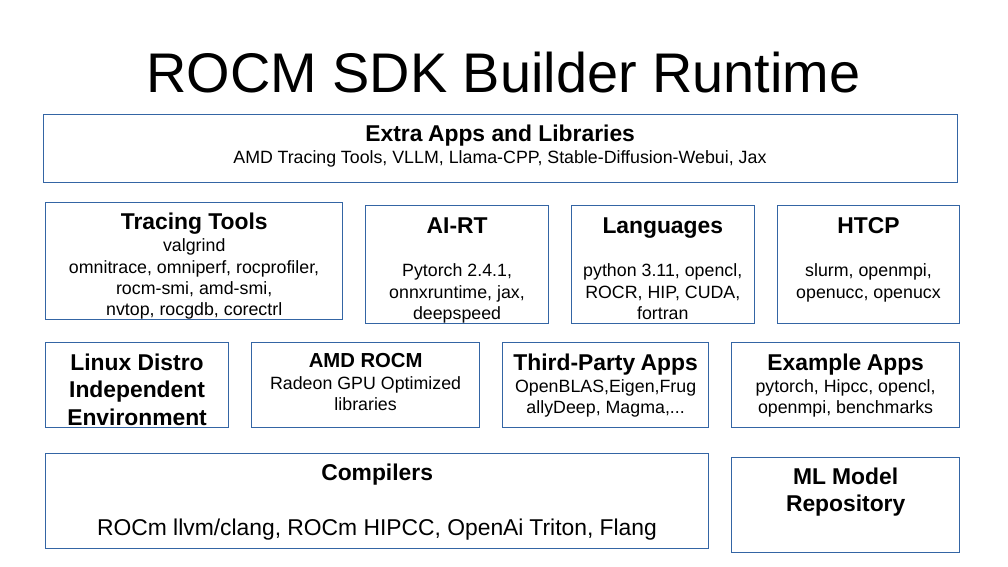
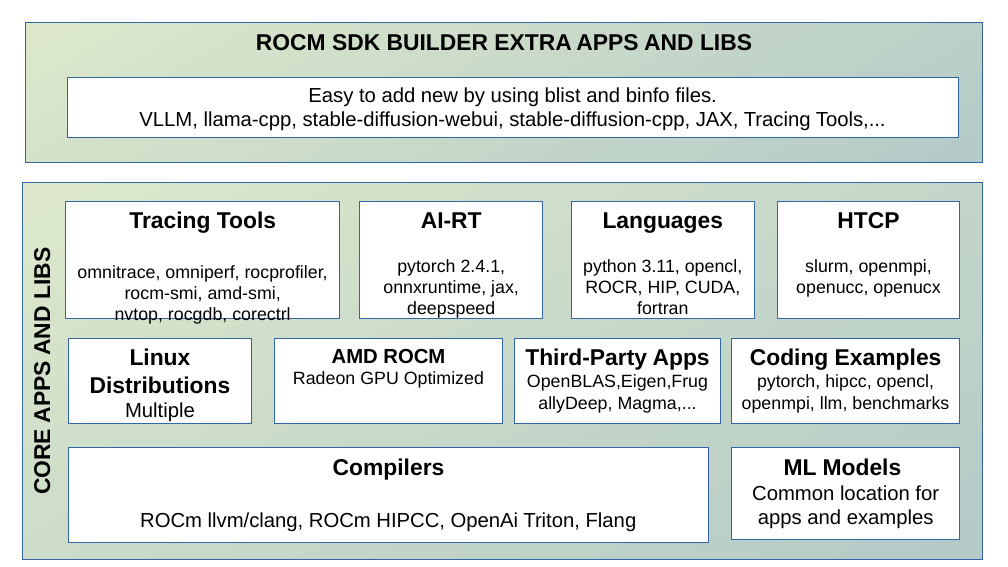
Before and after one commit to lamikr/rocm_sdk_builder, a slide deck: slide 2 of docs/presentations/rocm_sdk_builder.pptx. Drawn at 1008x567 pixels with LibreOffice and Linux fonts; fonts in the diff are those of the drawing. Boxes give left, top, right and bottom in pixels: in the first picture for what was removed or moved away, otherwise in the second. Text is boxed around its words. In the diff, an @@ line names an element or a change of style, - is before the commit and + after.

```diff
--- a/docs/presentations/rocm_sdk_builder.pptx
+++ b/docs/presentations/rocm_sdk_builder.pptx
@@ rectangle "ROCM SDK BUILDER EXTRA APPS ...": place and size @@
-rectangle "ROCM SDK BUILDER EXTRA APPS ..." at (43,114,958,183)
+rectangle "ROCM SDK BUILDER EXTRA APPS ..." at (26,23,983,163)
@@ rectangle "ROCM SDK BUILDER EXTRA APPS ..." at (26,23,983,163): fill #FFFFFF to gradient #DDE8CB to #B3CAC7 @@
@@ title removed at (147,51,860,93) @@
-ROCM SDK Builder Runtime
@@ text in rectangle at (256,34,752,51): text changed; size 14 to 18 pt; bold on @@
-Extra Apps and Libraries
-AMD Tracing Tools, VLLM, Llama-CPP, Stable-Diffusion-Webui, Jax
+ROCM SDK BUILDER EXTRA APPS AND LIBS
@@ rectangle added at (67,78,959,137), fill #FFFFFF, outline #3465A4 0 pt, 16 pt, text #000000 @@
+Easy to add new by using blist and binfo files.
+VLLM, llama-cpp, stable-diffusion-webui, stable-diffusion-cpp, JAX, Tracing Tools,...
@@ rectangle added at (23,183,983,560), fill gradient #DDE8CB to #B3CAC7, outline #3465A4 0 pt, 18 pt, text #000000, bold @@
+CORE APPS AND LIBS
@@ rectangle "Tracing Tools": place and size @@
-rectangle "Tracing Tools" at (46,202,343,320)
+rectangle "Tracing Tools" at (66,201,340,319)
@@ rectangle "AI-RT": place and size @@
-rectangle "AI-RT" at (366,206,549,324)
+rectangle "AI-RT" at (360,201,543,319)
@@ text in rectangle at (163,238,225,255): paragraph removed @@
-valgrind
@@ text in rectangle at (383,259,519,297): text changed @@
-Pytorch 2.4.1, onnxruntime, jax,
+pytorch 2.4.1, onnxruntime, jax,
@@ rectangle "Linux Distributions Multiple": place and size @@
-rectangle "Linux Distributions Multiple" at (46,343,229,428)
+rectangle "Linux Distributions Multiple" at (69,338,252,424)
@@ text in rectangle at (90,348,231,422): text changed @@
-Linux Distro Independent Environment
+Linux Distributions Multiple
@@ rectangle "AMD ROCM": place and size @@
-rectangle "AMD ROCM" at (252,343,480,428)
+rectangle "AMD ROCM" at (274,338,503,424)
@@ rectangle "Third-Party Apps": place and size @@
-rectangle "Third-Party Apps" at (503,343,709,428)
+rectangle "Third-Party Apps" at (515,338,721,424)
@@ 3 rectangles: place and size @@
-3 rectangles at (572,206,960,428)
+3 rectangles at (572,201,960,424)
@@ text in rectangle at (742,348,949,413): text changed @@
-Example Apps
-pytorch, Hipcc, opencl, openmpi, benchmarks
+Coding Examples
+pytorch, hipcc, opencl, openmpi, llm, benchmarks
@@ text in rectangle at (293,371,484,388): text changed @@
-Radeon GPU Optimized libraries
+Radeon GPU Optimized
@@ rectangle "Compilers": place and size @@
-rectangle "Compilers" at (46,454,709,549)
+rectangle "Compilers" at (69,448,709,543)
@@ rectangle "ML Models": place and size @@
-rectangle "ML Models" at (732,457,960,552)
+rectangle "ML Models" at (732,448,960,540)
@@ text in rectangle at (752,458,939,529): text changed; size 18 to 16 pt; bold off @@
-ML Model Repository
+ML Models
+Common location for apps and examples
@@ text in rectangle at (140,512,637,532): size 18 to 16 pt in "ROCm llvm/clang, ROCm HIPCC, OpenAi Triton, Flang" @@
```
Also in this commit, not shown: 2 other slides changed, 5 other files.
